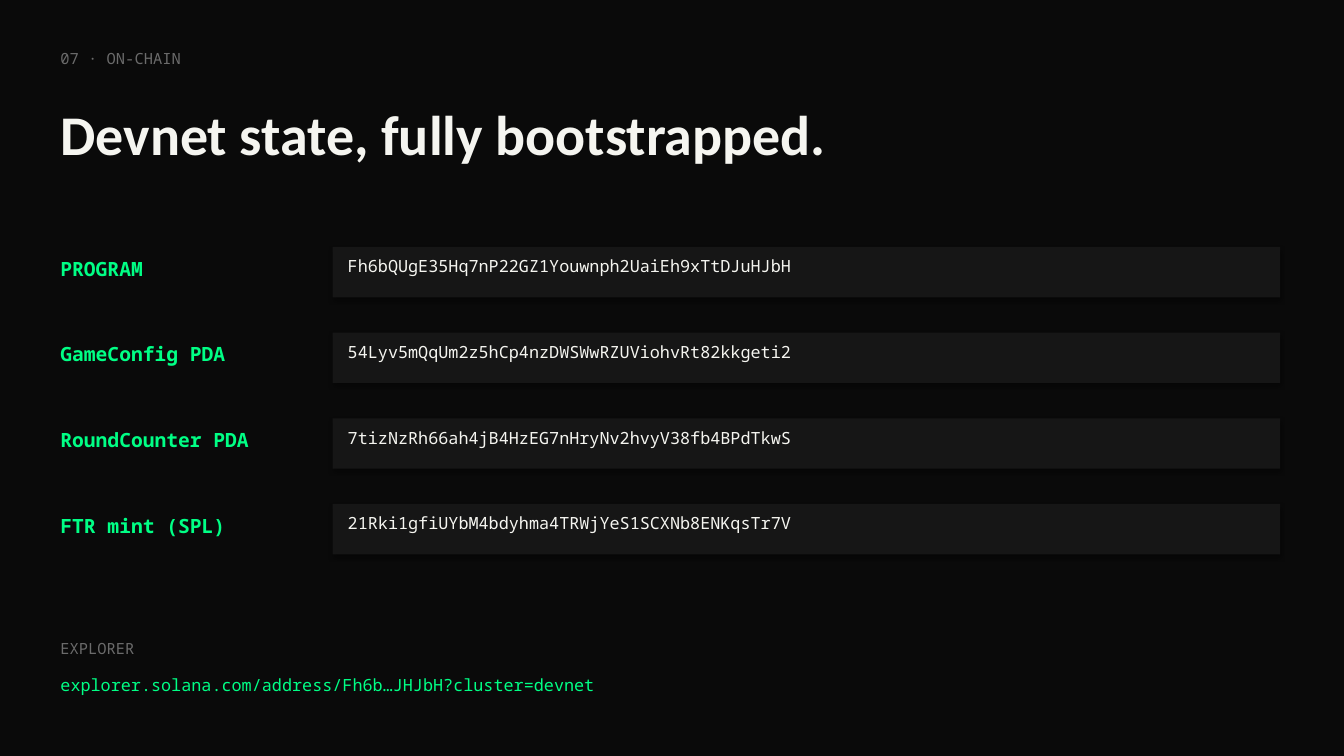
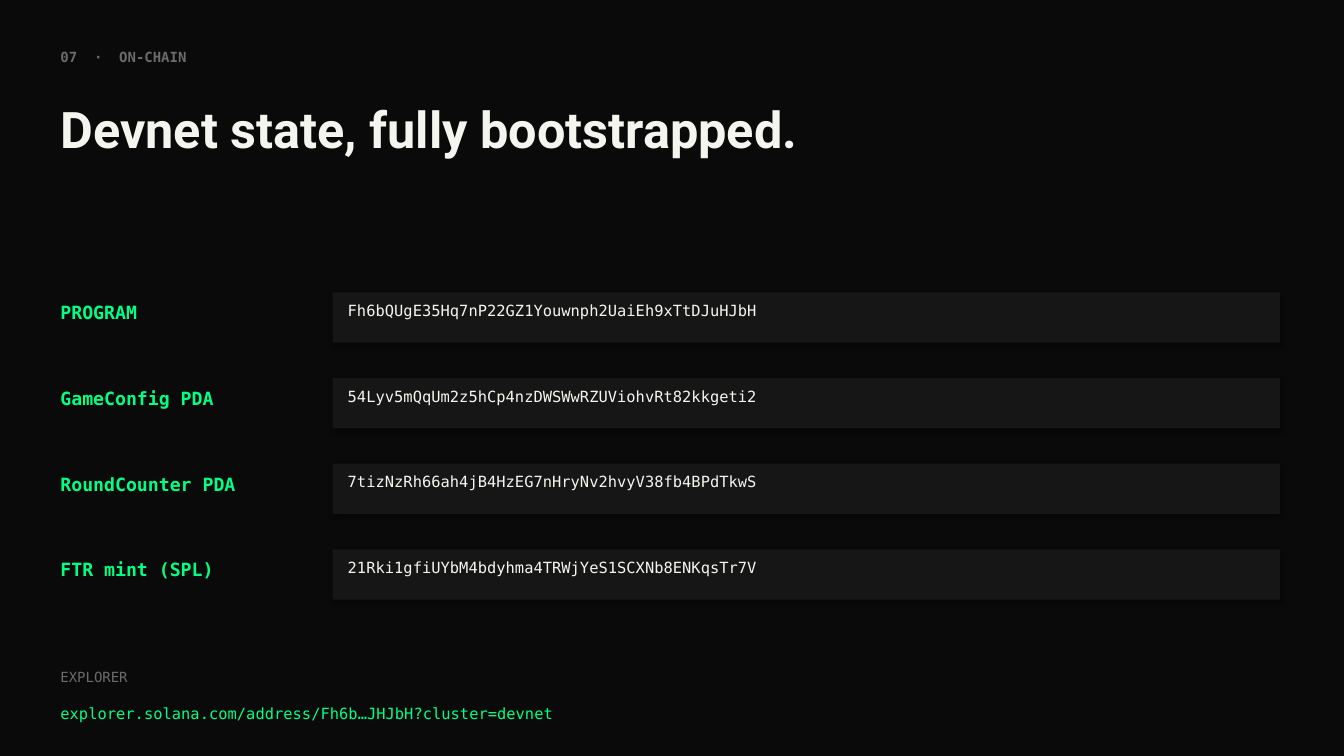
Before and after one commit to Rujul-1105/conviction, a slide deck: slide 8 of docs/conviction-pitch-deck.pptx. Drawn at 1344x756 pixels with LibreOffice and Linux fonts; fonts in the diff are those of the drawing. Boxes give left, top, right and bottom in pixels: in the first picture for what was removed or moved away, otherwise in the second. Text is boxed around its words. In the diff, an @@ line names an element or a change of style, - is before the commit and + after.

Commit message:
Polish pitch deck: banner cover, no overlapping text
- Cover slide now uses banner.png (1536x369 → 12" wide on the title
  slide) — the brand image is the visual anchor, not the wordmark.
- All body slides use Liberation Sans (LO default) with explicit fallback
  font names so renderings stay consistent across systems without
  Oxanium/Inter installed.
- Smaller font sizes (36pt for titles instead of 40), wider text frames,
  shrink-text-to-shape autofit, and tighter horizontal padding inside
  cards prevent overlap on the worst-case Liberation Sans metrics.
- Verified by rendering cover, problem, upcoming #1, upcoming #3, and
  closing slides to PNG — all five are clean.

```diff
--- a/docs/conviction-pitch-deck.pptx
+++ b/docs/conviction-pitch-deck.pptx
@@ text "07 · ON-CHAIN" at (60, 52, 186, 62): size 11 to 10 pt, font Noto Sans Mono to DejaVu Sans Mono, bold on @@
@@ text "Devnet state, fully bootstrapped." at (60, 109, 797, 159): size 40 to 36 pt, font Calibri to Roboto @@
@@ size 14 to 13 pt, font Noto Sans Mono to DejaVu Sans Mono in 4 elements at (60, 305, 137, 320), (60, 391, 214, 409), (60, 477, 236, 492), (60, 562, 214, 579) @@
@@ 8 texts, 4 rectangles: place and size @@
-8 texts, 4 rectangles at (60, 247, 1280, 555)
+8 texts, 4 rectangles at (60, 292, 1280, 600)
@@ size 12 to 11 pt, font Noto Sans Mono to DejaVu Sans Mono in 5 elements at (60, 707, 552, 723), (348, 304, 757, 320), (348, 390, 757, 406), (348, 475, 757, 491), (348, 561, 757, 577) @@
@@ text "EXPLORER": place and size @@
-text "EXPLORER" at (60, 643, 134, 654)
+text "EXPLORER" at (60, 672, 127, 682)
@@ text "EXPLORER" at (60, 672, 127, 682): size 11 to 10 pt, font Noto Sans Mono to DejaVu Sans Mono @@
@@ text "explorer.solana.com/address/Fh6b…JHJbH?cluster=devnet": place and size @@
-text "explorer.solana.com/address/Fh6b…JHJbH?cluster=devnet" at (60, 678, 594, 695)
+text "explorer.solana.com/address/Fh6b…JHJbH?cluster=devnet" at (60, 707, 552, 723)
```
Also in this commit, not shown: 13 other slides changed, 1 other file.
